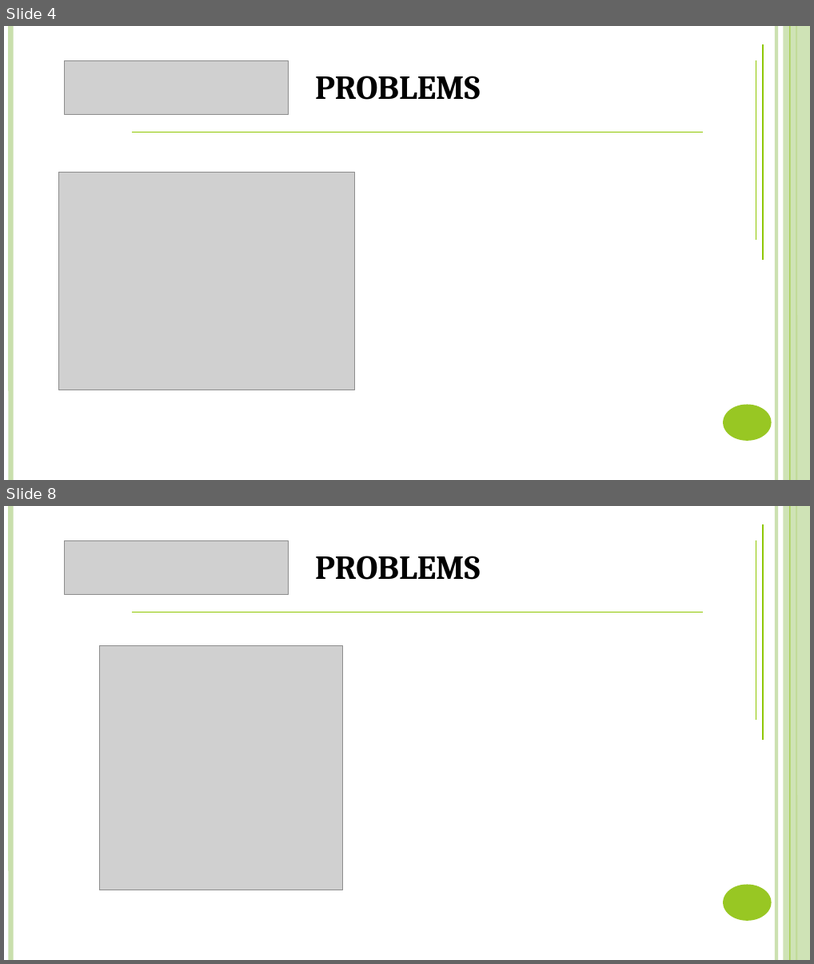
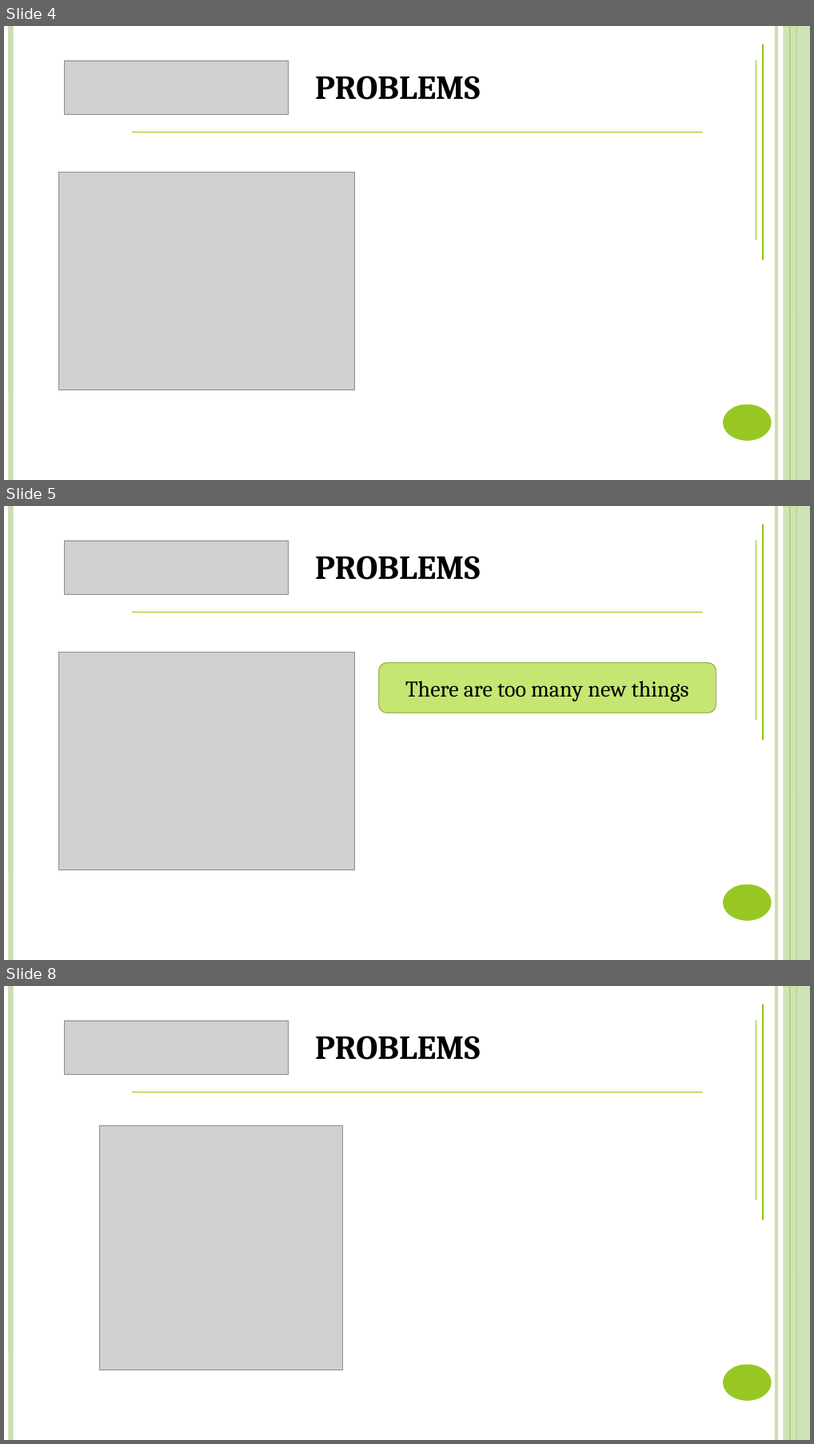
Before and after one commit to DanhLT2/Slide-Unistar, a slide deck: Slide-UniStar/UniStar.pptx. Shown one above the other, each under a label of ours: slides 4 and 8 before the commit, slides 4, 5 and 8 after it; the slides between them are not shown. The pictures are 814x964 and 814x1444 pixels, drawn with LibreOffice and Linux fonts; fonts in the diff are those of the drawing; grey boxes stand for pictures. Boxes give left, top, right and bottom in pixels: in the first picture for what was removed or moved away, otherwise in the second. Text is boxed around its words. In the diff, an @@ line names an element or a change of style, - is before the commit and + after.

```diff
--- a/Slide-UniStar/UniStar.pptx
+++ b/Slide-UniStar/UniStar.pptx
@@ slide 5 added at (4,506,810,960), background #FFFFFF; not listed: 6 template elements that a slide beside it also shows @@
@@ line added from (764, 740) to (764, 524), #8FC800 1 pt @@
@@ picture added at (65,540,289,595) @@
@@ line added from (756, 720) to (756, 540), #8FC800 1 pt @@
@@ text added at (315,556,480,580), 30 pt, text #000000, bold, small capitals @@
+PROBLEMS
@@ line added from (131, 612) to (703, 612), #8FC800 1 pt @@
@@ picture added at (59,652,354,870) @@
@@ rounded rectangle added at (379,663,716,712), fill #C5E672, outline #70931A 0.5 pt, 20 pt, text #000000 @@
+There are too many new things
```
Also in this commit, not shown: 6 slides changed, 25 other slides added, 15 slides removed.
